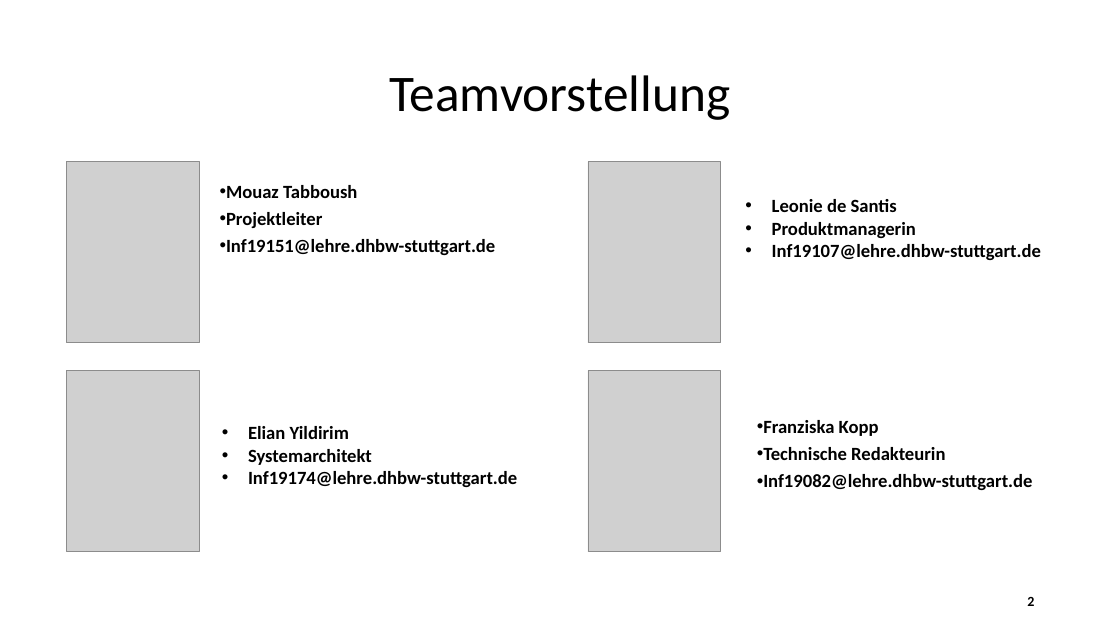
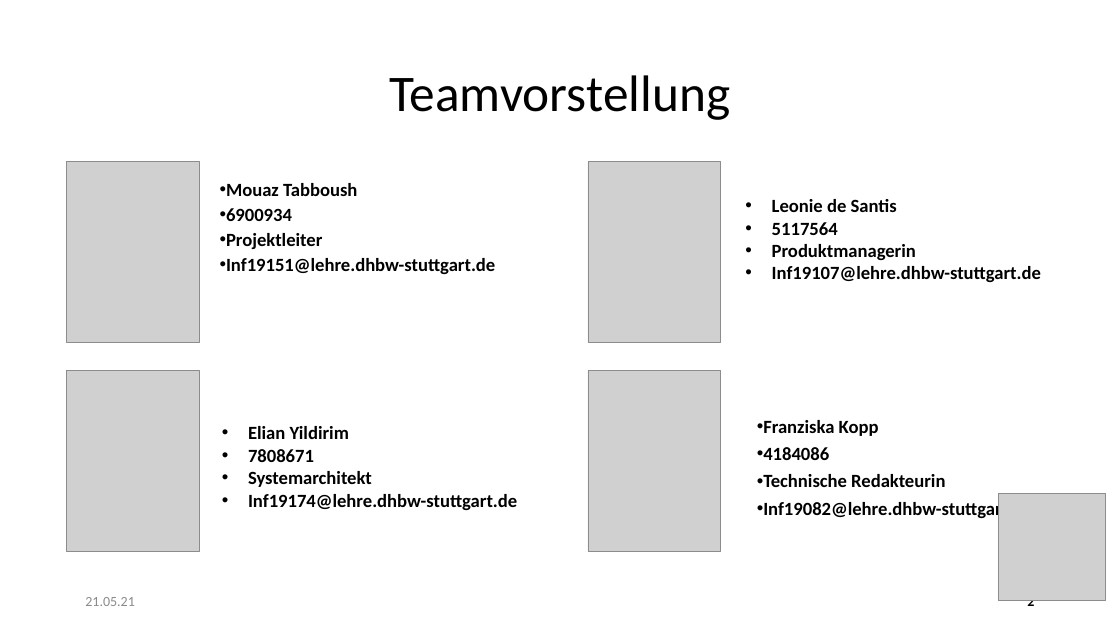
Before and after one commit to elian15122000/TINF19C-PLCOpen-Editor, a slide deck: slide 3 of PROJECT/TINF19C_4.SemesterPräsentation_Team_1_2v0.pptx. Drawn at 1120x630 pixels with LibreOffice and Linux fonts; fonts in the diff are those of the drawing; grey boxes stand for pictures. Boxes give left, top, right and bottom in pixels: in the first picture for what was removed or moved away, otherwise in the second. Text is boxed around its words. In the diff, an @@ line names an element or a change of style, - is before the commit and + after.

```diff
--- a/PROJECT/TINF19C_4.SemesterPräsentation_Team_1_2v0.pptx
+++ b/PROJECT/TINF19C_4.SemesterPräsentation_Team_1_2v0.pptx
@@ text at <box>226,208,292,221</box>: paragraph added @@
+• 6900934
@@ text at <box>226,183,495,274</box>: line spacing 0.9 to 0.8 @@
@@ text at <box>772,222,838,235</box>: paragraph added @@
+• 5117564
@@ text at <box>248,449,314,462</box>: paragraph added @@
+• 7808671
@@ text at <box>763,447,829,460</box>: paragraph added @@
+• 4184086
@@ picture added at <box>998,494,1105,601</box> @@
@@ text added at <box>85,597,135,606</box>, 12 pt, text #8C8C8C @@
+21.05.21
```
Also in this commit, not shown: 10 other slides changed, 4 slides added.
